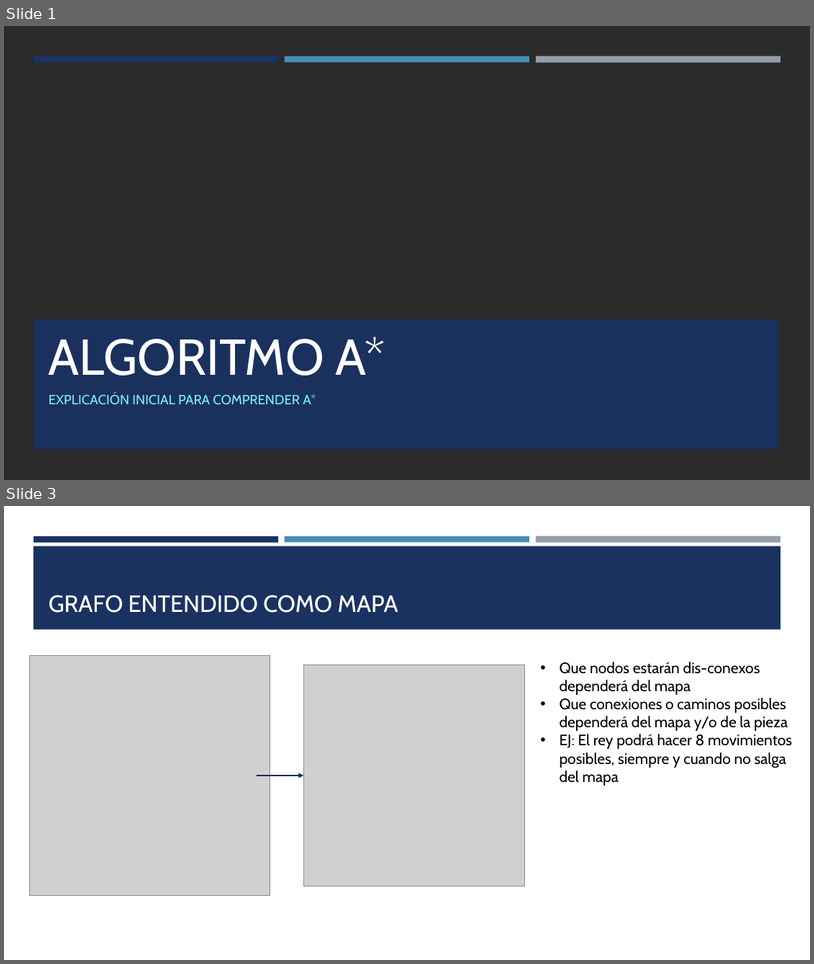
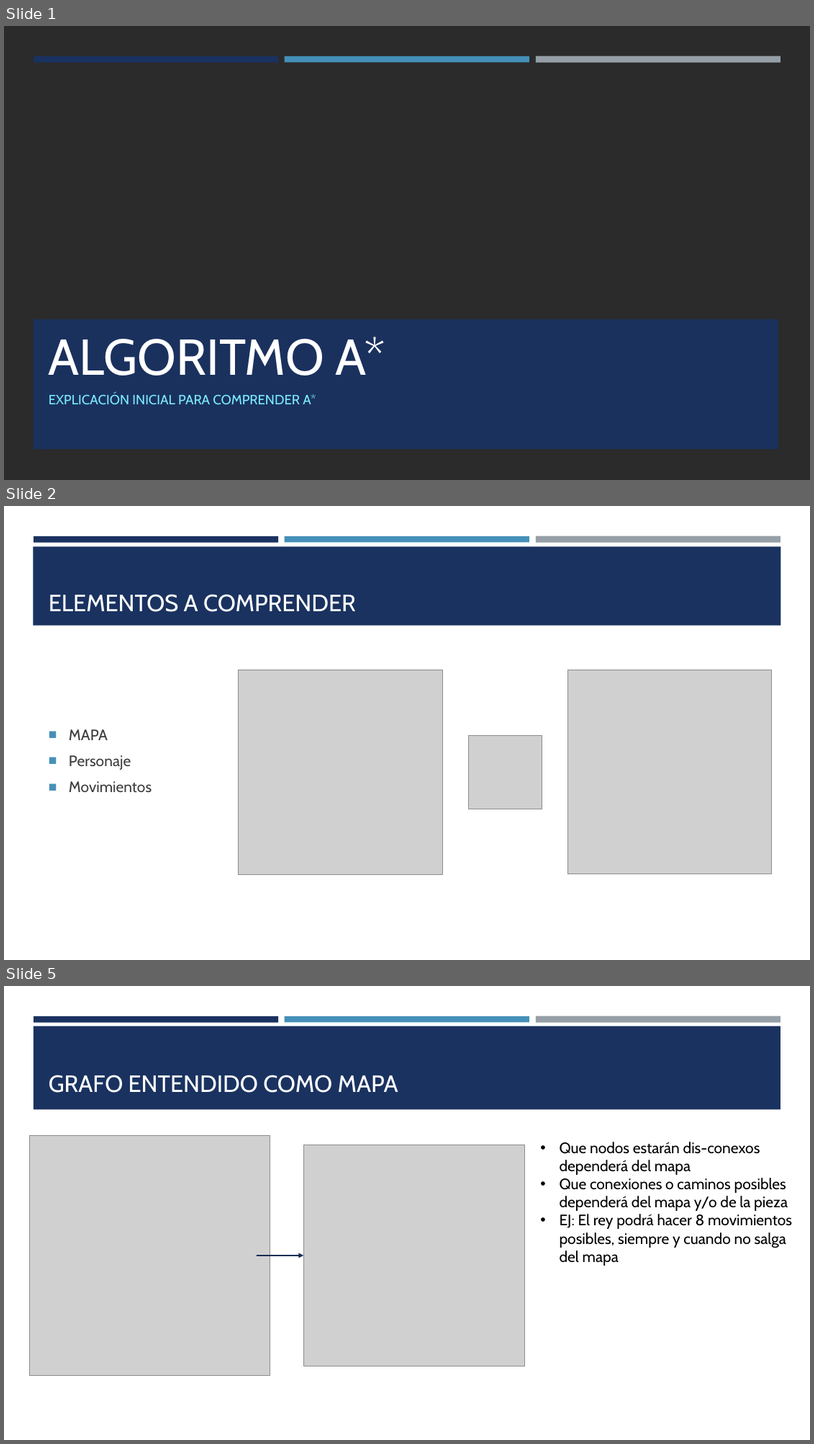
Before and after one commit to Martin-Roberto-lecuona/TP_Algoritmo_GRAFO, a slide deck: presentacion/algoritmo A.pptx. Shown one above the other, each under a label of ours: slides 1 and 3 before the commit, slides 1, 2 and 5 after it; the slides between them are not shown. The pictures are 814x964 and 814x1444 pixels, drawn with LibreOffice and Linux fonts; fonts in the diff are those of the drawing; grey boxes stand for pictures; background and template pictures are left out; a plain dark background stands for a picture behind light text. Boxes give left, top, right and bottom in pixels: in the first picture for what was removed or moved away, otherwise in the second. Text is boxed around its words. In the diff, an @@ line names an element or a change of style, - is before the commit and + after.

```diff
--- a/presentacion/algoritmo A.pptx
+++ b/presentacion/algoritmo A.pptx
@@ slide 2 added at [4,506,810,960], background #FFFFFF; not listed: 3 template elements that a slide beside it also shows @@
@@ rectangle added at [33,546,782,626], fill #1A3260 @@
@@ title added at [49,594,356,612], 28 pt, text #FFFFFF @@
+ELEMENTOS A COMPRENDER
@@ picture added at [239,670,443,875] @@
@@ picture added at [568,670,772,874] @@
@@ text added at [69,729,152,792], 18 pt, text #3D3D3D @@
+■ MAPA
+■ Personaje
+■ Movimientos
@@ picture added at [468,735,542,808] @@
@@ what was slide 3 is now slide 5 @@
```
Also in this commit, not shown: 3 slides changed, 11 other slides added, 6 slides removed, 4 other files.
